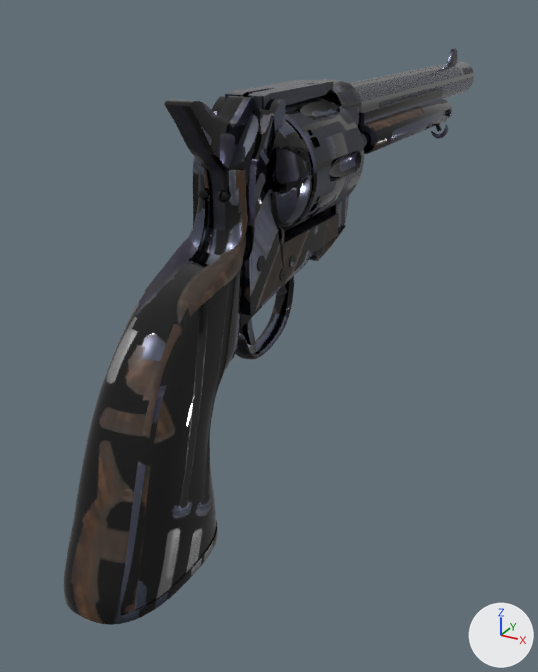
The glTF model experiments/gun_lab/saa/saa_75.glb as it was, and as the next commit left it.
Before and after are seen from a camera (50 mm lens) standing at (0.121, -0.197, 0.09) and looking at (-0.017, 0.054, -0.036). The axes (+X, +Y, +Z) are drawn at lower right. The lights are the same throughout. The first picture is the older version. Where no turn or scale is listed for an object, it has been applied to the vertices. Vertices at exactly the same position are counted once.

The first picture shows 'Backstrap', 'Barrel', 'Cylinder', 'EjectorHousing', 'Frame', 'Gate', 'Grip', 'Hammer', 'TriggerGuard' and 7 more.
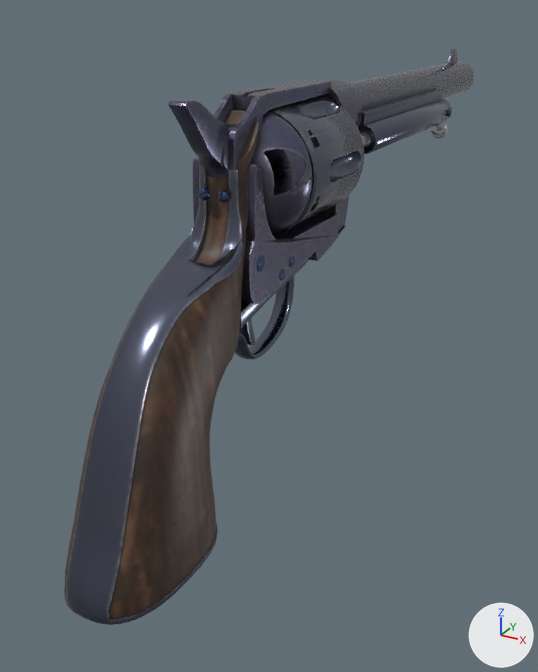
Location of each change, (x1, y1, x2, y2) in pixels of the pictures (538 x 672 px; the box of a moved part takes in the faces that stretch with it):
'Grip', reshaped
    before: (120, 113, 259, 615)
    after: (65, 110, 259, 619)
'Backstrap', reshaped
    before: (64, 165, 248, 625)
    after: (64, 166, 243, 625)
'Frame', reshaped
    before: (193, 79, 362, 316)
    after: (193, 79, 362, 304)
'Hammer', reshaped
    before: (164, 96, 255, 231)
    after: (168, 100, 236, 179)
part 1 of me_outer_001, moved or reshaped
    before: (64, 165, 248, 625)
    after: (64, 166, 243, 625)
part 2 of me_outer_001, surface changed
    both: (66, 167, 243, 625)
part 3 of me_frame_001, moved or reshaped
    before: (193, 80, 351, 316)
    after: (193, 81, 351, 304)
part 4 of me_frame_001, surface changed
    both: (193, 79, 362, 291)
part 5 of me_grip_001, moved or reshaped
    before: (120, 159, 248, 615)
    after: (65, 158, 248, 619)
part 6 of me_grip_001, surface changed
    before: (125, 113, 259, 613)
    after: (68, 110, 259, 617)
part 7 of me_hammer_003, moved or reshaped
    before: (164, 96, 255, 173)
    after: (168, 100, 236, 173)
part 8 of me_hammer_003, surface changed
    before: (204, 166, 229, 231)
    after: (204, 166, 229, 179)
part 9 of me_outer_002, surface changed (lighter)
    both: (235, 260, 307, 360)

What changed in the scene script:
```text
Change me_outer_001:
    remove me_outer_001.from_pydata(...)  # 1932 vertices, 3860 faces; spans x -0.0168..0.0168, y -0.0988..-0.0221, z -0.1189..-0.0076
    add me_outer_001.from_pydata(...)  # 1850 vertices, 3696 faces; spans x -0.0168..0.0168, y -0.0988..-0.0239, z -0.1189..-0.0076
    me_outer_001 part 1: 150 vertices moved from x -0.0168..0.0168, y -0.0942..-0.0224, z -0.1161..-0.013 to x -0.0168..0.0168, y -0.0962..-0.0241, z -0.1174..-0.0131; 1140 vertices removed from x -0.0168..0.0168, y -0.097..-0.0221, z -0.1189..-0.0076; 1058 vertices added at x -0.0168..0.0168, y -0.0972..-0.0239, z -0.1189..-0.0076
    me_outer_001 part 2: 977 kept faces spanning x -0.0168..0.0168, y -0.0988..-0.024, z -0.1189..-0.0076 get new texture (UV) coordinates
Change me_frame_001:
    remove me_frame_001.from_pydata(...)  # 4387 vertices, 12049 faces; spans x -0.0203..0.0203, y -0.0254..0.0584, z -0.0526..0.0122
    add me_frame_001.from_pydata(...)  # 4648 vertices, 9558 faces; spans x -0.0203..0.0203, y -0.0254..0.0584, z -0.0507..0.0122
    me_frame_001 part 3: 17 vertices moved from x -0.0192..0.0161, y -0.023..0.041, z -0.0334..0.0087 to x -0.0192..0.0159, y -0.023..0.041, z -0.0333..0.0116; 2240 vertices removed from x -0.0203..0.0203, y -0.0254..0.0584, z -0.0526..0.0122; 2501 vertices added at x -0.0203..0.0203, y -0.0254..0.0584, z -0.0507..0.0122
    me_frame_001 part 4: 2714 kept faces spanning x -0.0203..0.0203, y -0.0254..0.0584, z -0.0505..0.0122 get new texture (UV) coordinates
Change me_grip_001:
    remove me_grip_001.from_pydata(...)  # 3225 vertices, 6446 faces; spans x -0.0165..0.0165, y -0.0954..-0.0104, z -0.1161..0.0074
    add me_grip_001.from_pydata(...)  # 3023 vertices, 6042 faces; spans x -0.0165..0.0165, y -0.0972..-0.0104, z -0.1173..0.0074
    me_grip_001 part 5: 82 vertices moved from x -0.0165..0.0165, y -0.0954..-0.0225, z -0.1161..-0.0211 to x -0.0165..0.0165, y -0.0972..-0.0239, z -0.1173..-0.0241; 1440 vertices removed from x -0.0165..0.0165, y -0.0954..-0.0221, z -0.1161..-0.0077; 1238 vertices added at x -0.0165..0.0165, y -0.0972..-0.0226, z -0.1173..-0.0077
    me_grip_001 part 6: 2837 kept faces spanning x -0.0165..0.0165, y -0.0972..-0.0104, z -0.1173..0.0074 get new texture (UV) coordinates
Change me_hammer_003:
    used by ob_hammer; parent = ob_coltsaa; location = (0.0, -0.00254, 0.0165)
    remove me_hammer_003.from_pydata(...)  # 2309 vertices, 4614 faces; spans x -0.0042..0.0042, y -0.0251..0.0168, z -0.0073..0.0506
    add me_hammer_003.from_pydata(...)  # 2249 vertices, 4494 faces; spans x -0.0039..0.0039, y -0.0251..0.0168, z -0.0073..0.0506
    me_hammer_003 part 7: 54 vertices moved from x -0.0042..0.0042, y -0.0081..0.0098, z 0.0303..0.0463 to x -0.0039..0.0039, y -0.0084..0.0098, z 0.0309..0.0399; 1473 vertices removed from x -0.0042..0.0042, y -0.0251..0.0098, z 0.0303..0.0506; 1413 vertices added at x -0.0039..0.0039, y -0.0251..0.0098, z 0.0305..0.0506
    me_hammer_003 part 8: 1445 kept faces spanning x -0.0039..0.0039, y -0.0081..0.0168, z -0.0073..0.0399 get new texture (UV) coordinates
Change me_outer_002:
    remove me_outer_002.from_pydata(...)  # 2345 vertices, 4682 faces; spans x -0.011..0.011, y -0.0493..0.0234, z -0.1161..-0.0435
    add me_outer_002.from_pydata(...)  # 2291 vertices, 4574 faces; spans x -0.0097..0.0097, y -0.0478..0.0234, z -0.1173..-0.0435
    me_outer_002 part 9: 3192 kept faces spanning x -0.0092..0.0083, y -0.0477..0.0234, z -0.1173..-0.0435 get new texture (UV) coordinates
    edits to the shape of me_outer_002 do not show in these pictures
```
